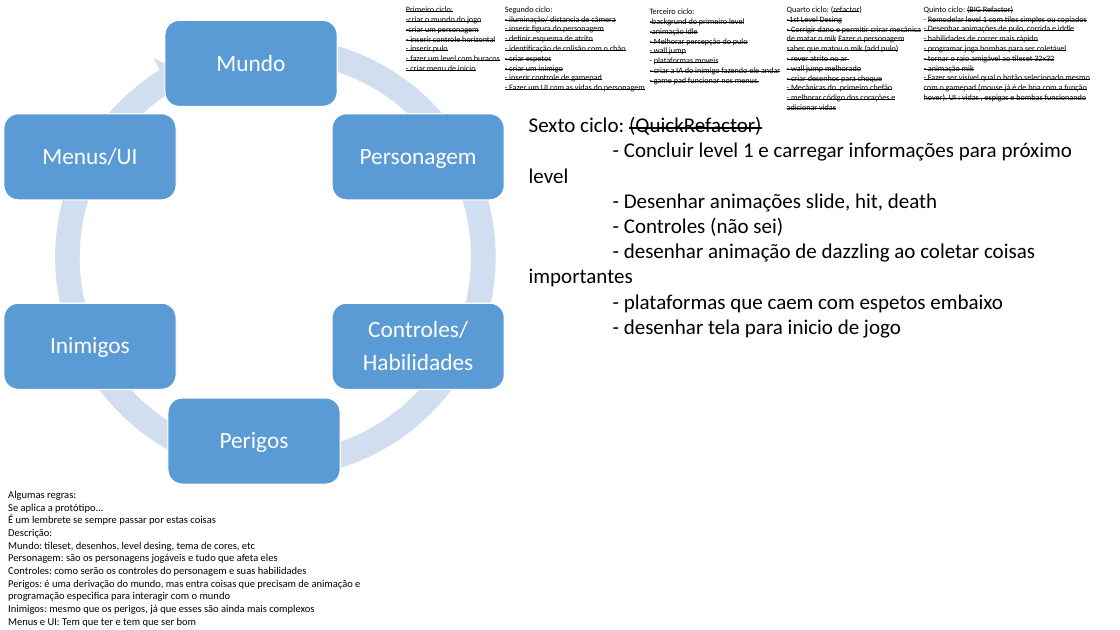
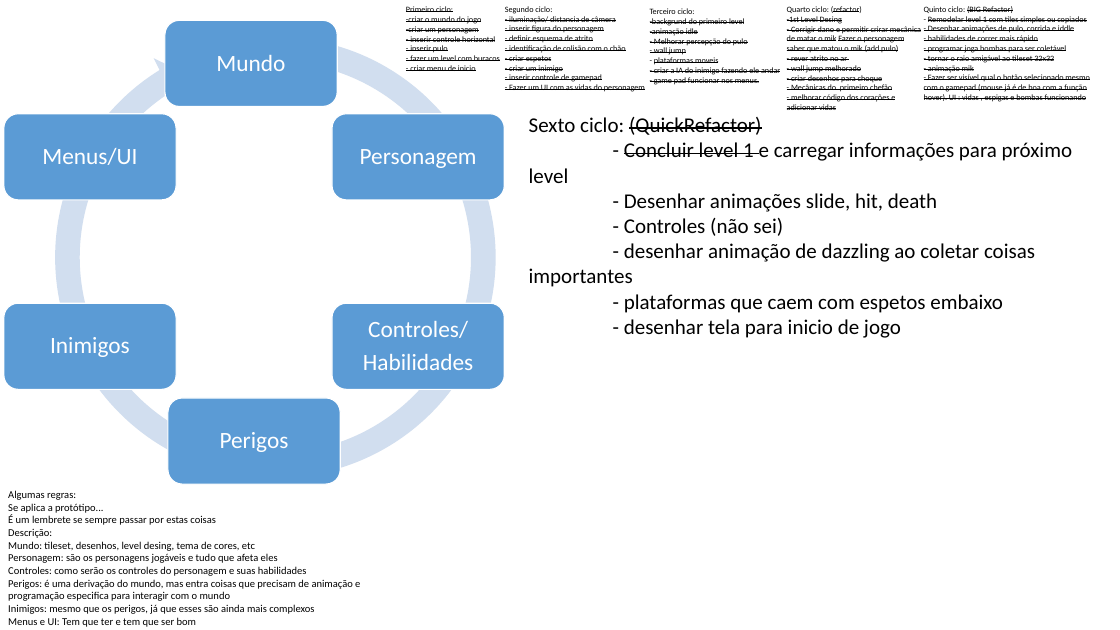
Before and after one commit to radfek/MilhoMen, a slide deck: slide 1 of Project Data/Ciclo de trabalho.pptx. Drawn at 1120x630 pixels with LibreOffice and Linux fonts; fonts in the diff are those of the drawing. Boxes give left, top, right and bottom in pixels: in the first picture for what was removed or moved away, otherwise in the second. Text is boxed around its words. In the diff, an @@ line names an element or a change of style, - is before the commit and + after.

```diff
--- a/Project Data/Ciclo de trabalho.pptx
+++ b/Project Data/Ciclo de trabalho.pptx
@@ text at (x1=529, y1=142, x2=1072, y2=183): strikethrough on in "Concluir level 1" @@
```
Also in this commit, not shown: 25 other files.
